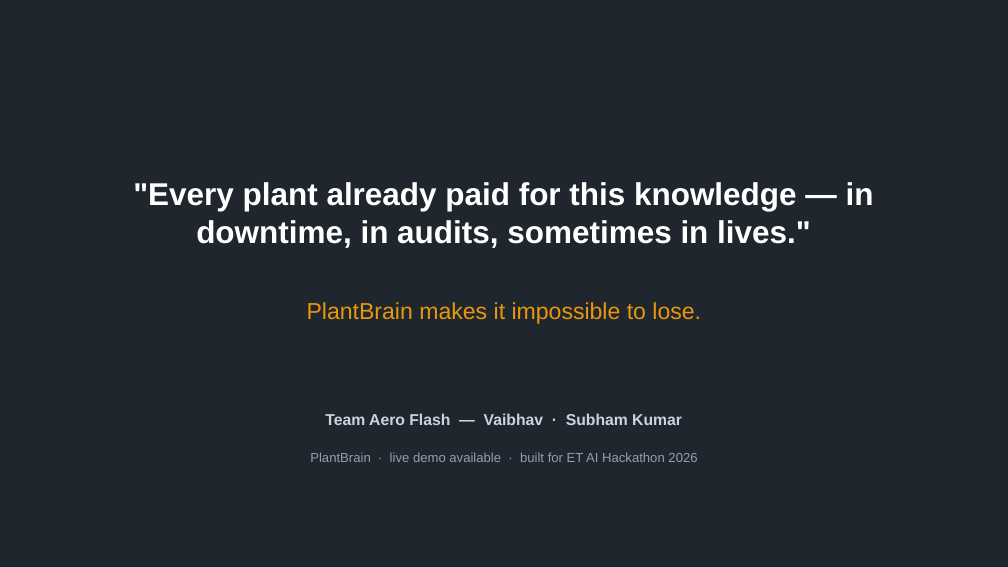
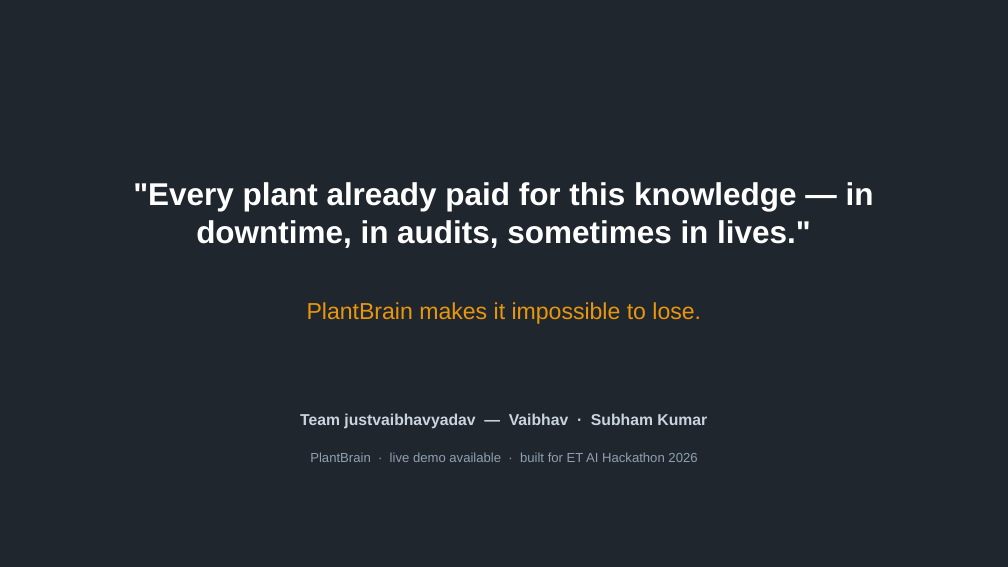
Before and after one commit to 919vaibhavyadav-oss/Plant-Brain, a slide deck: slide 10 of deck/PlantBrain_Pitch.pptx. Drawn at 1008x567 pixels with LibreOffice and Linux fonts; fonts in the diff are those of the drawing. Boxes give left, top, right and bottom in pixels: in the first picture for what was removed or moved away, otherwise in the second. Text is boxed around its words. In the diff, an @@ line names an element or a change of style, - is before the commit and + after.

Commit message:
Add team name to deck and submission PDF; add video script

```diff
--- a/deck/PlantBrain_Pitch.pptx
+++ b/deck/PlantBrain_Pitch.pptx
@@ text at [300, 413, 707, 429]: text changed @@
-Team Aero Flash — Vaibhav · Subham Kumar
+Team justvaibhavyadav — Vaibhav · Subham Kumar
```
Also in this commit, not shown: 1 other slide changed, 3 other files.
